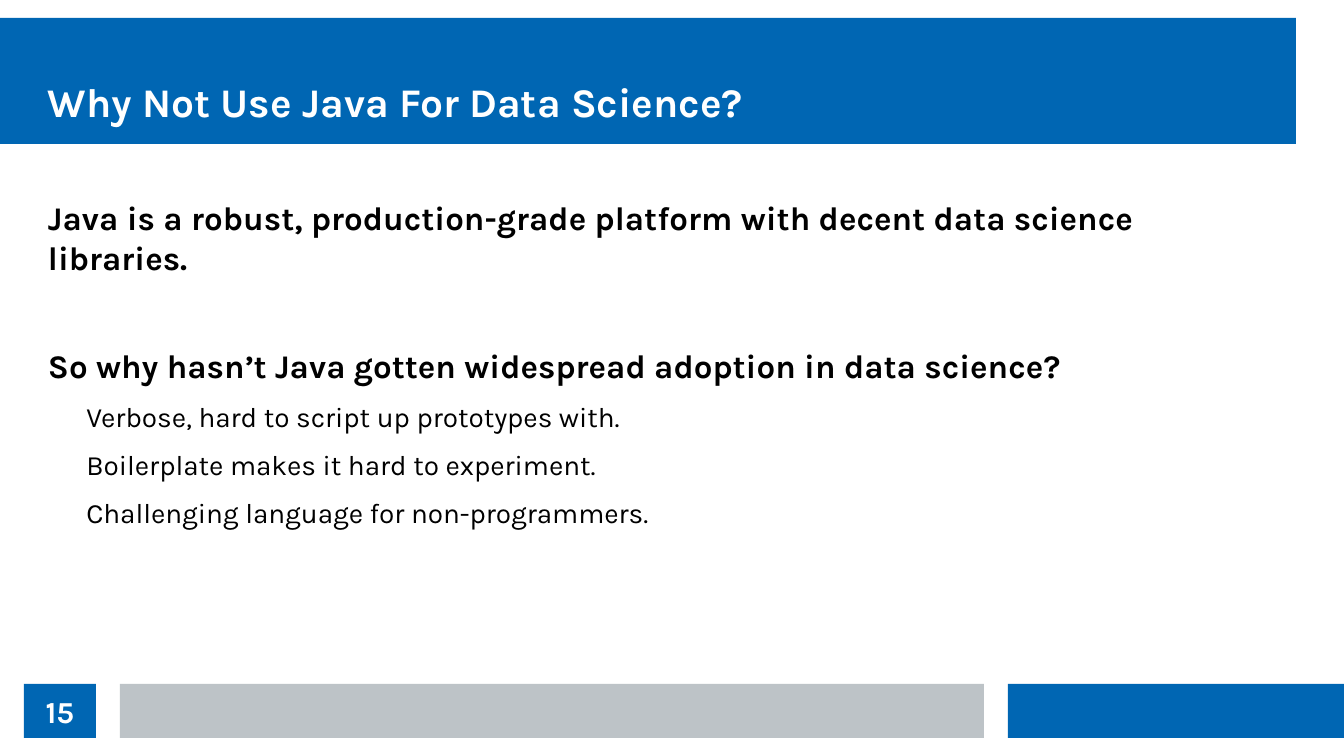
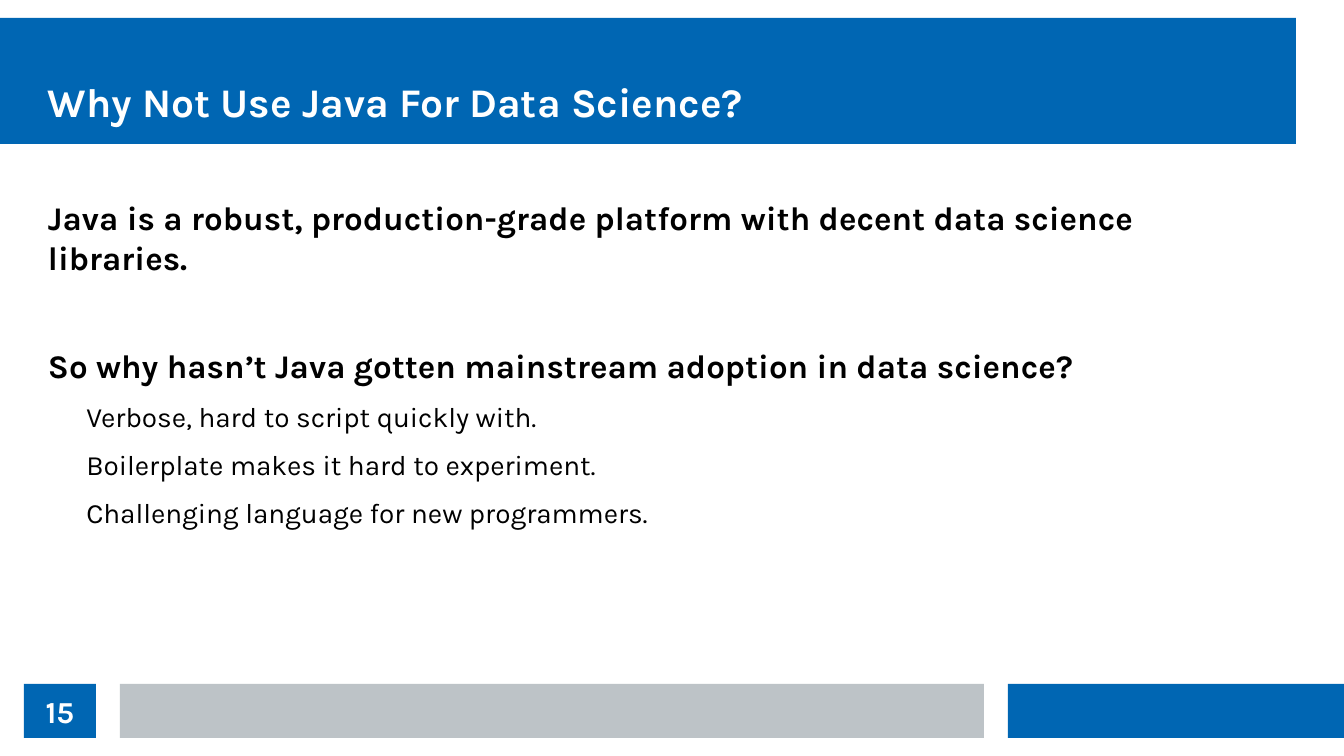
Before and after one commit to thomasnield/kotlin_data_science_talk_ChicagoJUG, a slide deck: slide 15 of kotlin_data_science_talk_chijug_slides.odp. Drawn at 1344x756 pixels with LibreOffice and Linux fonts; fonts in the diff are those of the drawing. Boxes give left, top, right and bottom in pixels: in the first picture for what was removed or moved away, otherwise in the second. Text is boxed around its words. In the diff, an @@ line names an element or a change of style, - is before the commit and + after.

```diff
--- a/kotlin_data_science_talk_chijug_slides.odp
+++ b/kotlin_data_science_talk_chijug_slides.odp
@@ text at (48, 354, 1073, 434): text changed @@
-So why hasn’t Java gotten widespread adoption in data science?
-  Verbose, hard to script up prototypes with.
+So why hasn’t Java gotten mainstream adoption in data science?
+  Verbose, hard to script quickly with.
@@ text at (86, 503, 648, 530): text changed @@
-  Challenging language for non-programmers.
+  Challenging language for new programmers.
```
Also in this commit, not shown: 6 other slides changed.
